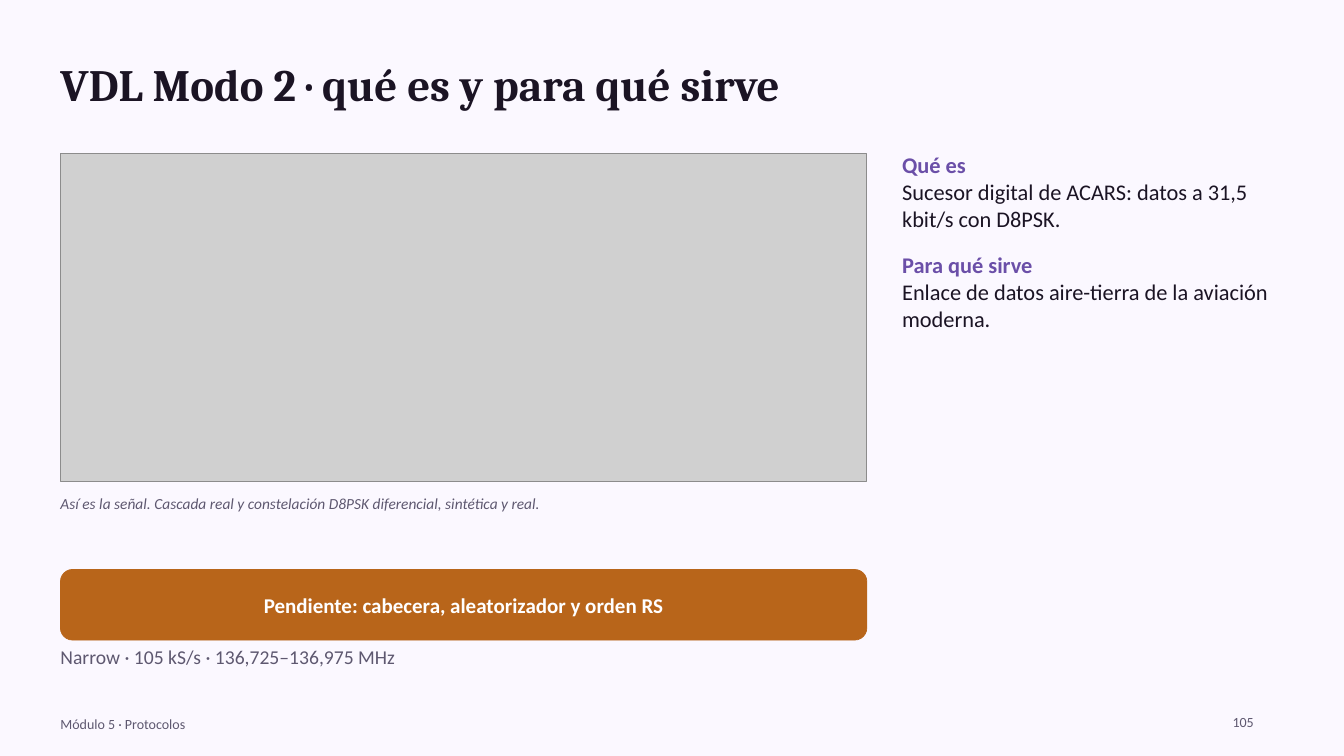
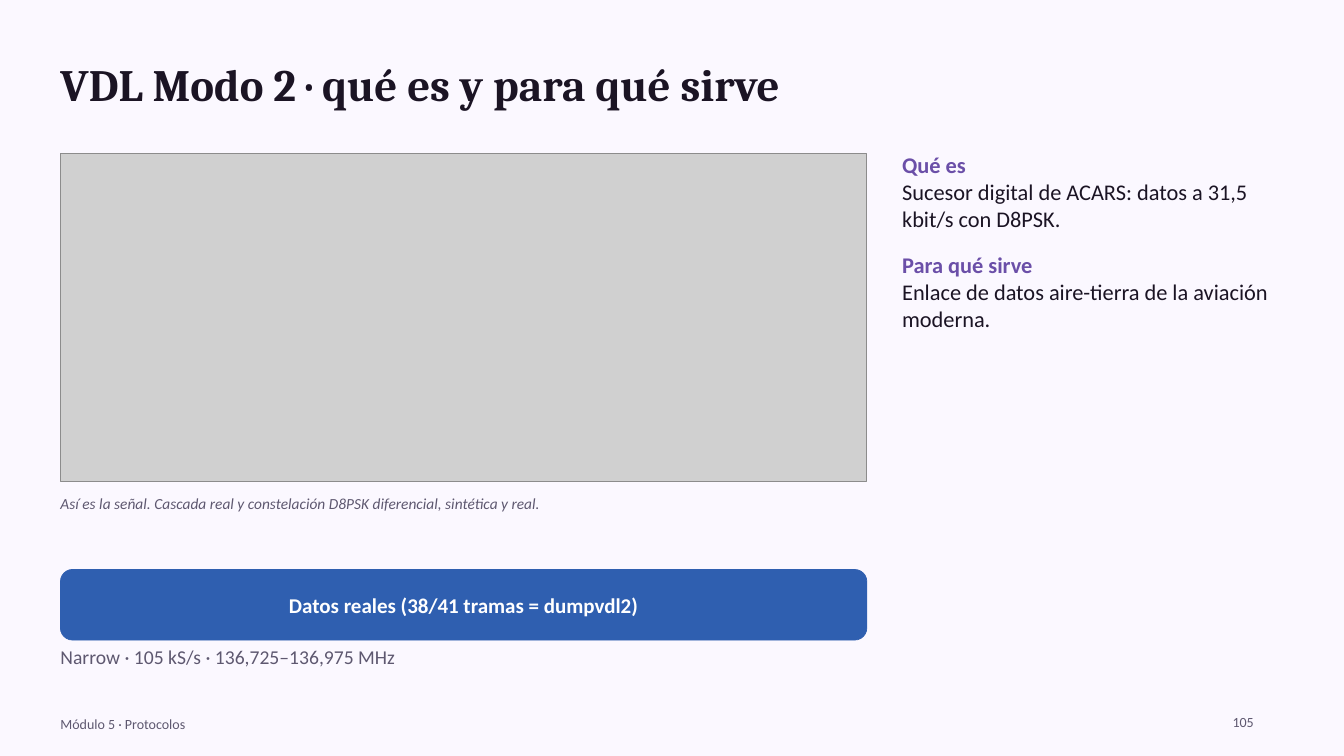
Before and after one commit to jlasherasTracasa/bladerf-suite, a slide deck: slide 105 of docs/presentacion/BladeRF_Lab.pptx. Drawn at 1344x756 pixels with LibreOffice and Linux fonts; fonts in the diff are those of the drawing; grey boxes stand for pictures. Boxes give left, top, right and bottom in pixels: in the first picture for what was removed or moved away, otherwise in the second. Text is boxed around its words. In the diff, an @@ line names an element or a change of style, - is before the commit and + after.

```diff
--- a/docs/presentacion/BladeRF_Lab.pptx
+++ b/docs/presentacion/BladeRF_Lab.pptx
@@ rounded rectangle at box(60, 570, 867, 640): fill #B8651A to #2F5FB0; outline #B8651A 0.5 pt to #2F5FB0 0.5 pt @@
@@ text at box(289, 597, 638, 617): text changed @@
-Pendiente: cabecera, aleatorizador y orden RS
+Datos reales (38/41 tramas = dumpvdl2)
```
Also in this commit, not shown: 24 other slides changed, 6 other files.
